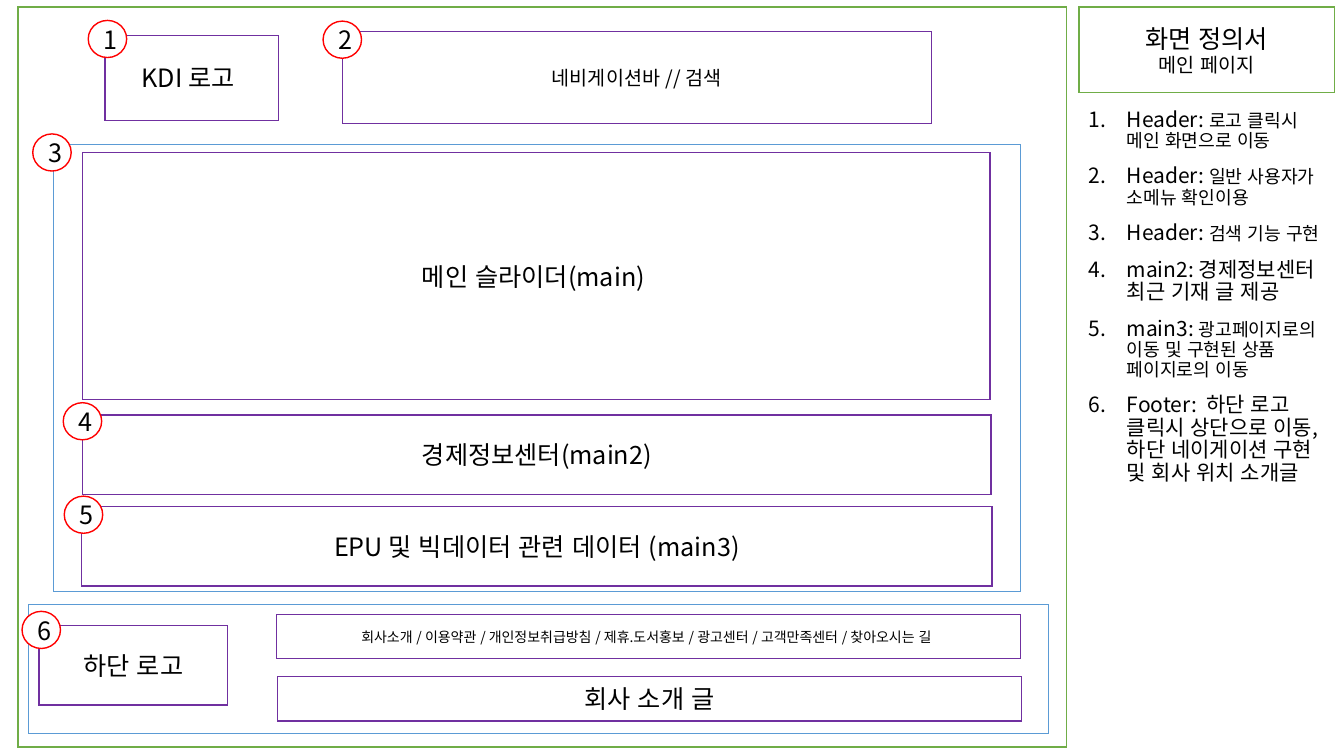
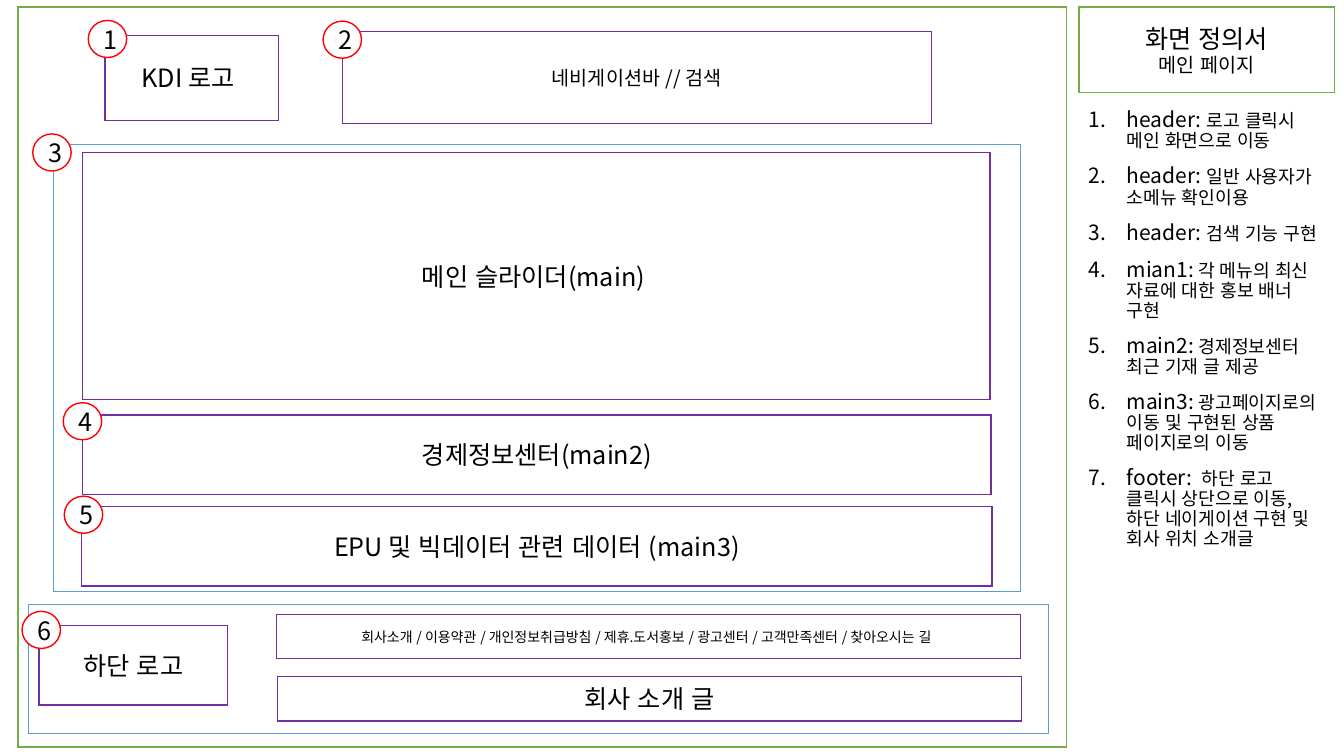
Before and after one commit to JSH970930/renewKDI, a slide deck: slide 2 of 응용SW프로젝트 화면정의서 1조.pptx. Drawn at 1344x756 pixels with LibreOffice and Linux fonts; fonts in the diff are those of the drawing. Boxes give left, top, right and bottom in pixels: in the first picture for what was removed or moved away, otherwise in the second. Text is boxed around its words. In the diff, an @@ line names an element or a change of style, - is before the commit and + after.

```diff
--- a/응용SW프로젝트 화면정의서 1조.pptx
+++ b/응용SW프로젝트 화면정의서 1조.pptx
@@ text at box(1127, 110, 1317, 319): text changed @@
-1. Header: 로고 클릭시 메인 화면으로 이동
-2. Header: 일반 사용자가 소메뉴 확인이용
-3. Header: 검색 기능 구현
+1. header: 로고 클릭시 메인 화면으로 이동
+2. header: 일반 사용자가 소메뉴 확인이용
+3. header: 검색 기능 구현
+4. mian1: 각 메뉴의 최신 자료에 대한 홍보 배너 구현
@@ text at box(1127, 337, 1299, 375): size 15 to 13 pt in "경제정보센터 최근 기재 글 제공" @@
@@ text at box(1127, 468, 1309, 547): text changed; size 15 to 13 pt @@
-6. Footer: 하단 로고 클릭시 상단으로 이동, 하단 네이게이션 구현 및 회사 위치 소개글
+7. footer: 하단 로고 클릭시 상단으로 이동, 하단 네이게이션 구현 및 회사 위치 소개글
```
Also in this commit, not shown: 4 other slides changed, 7 slides added, 8 other files.
